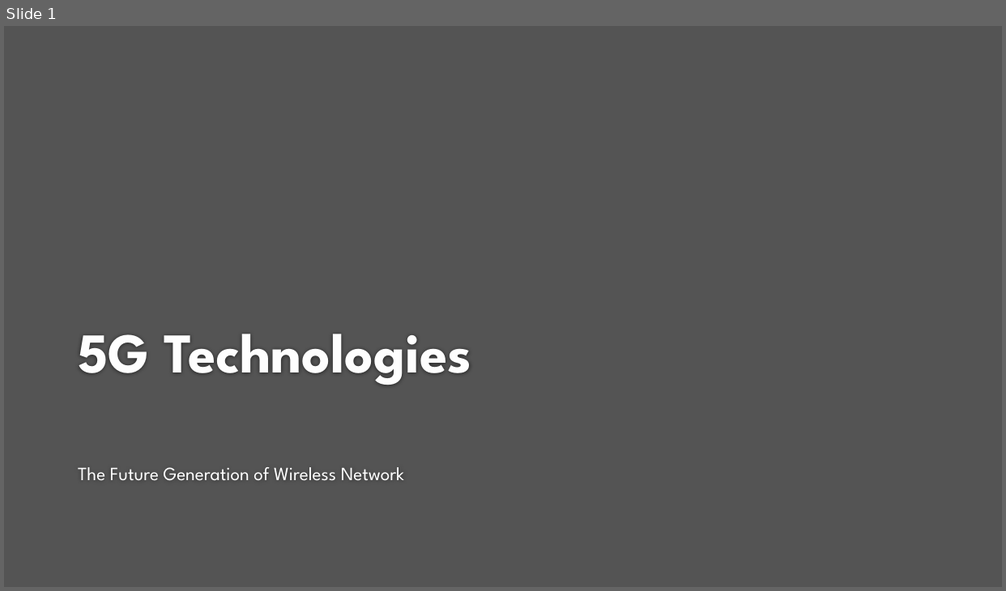
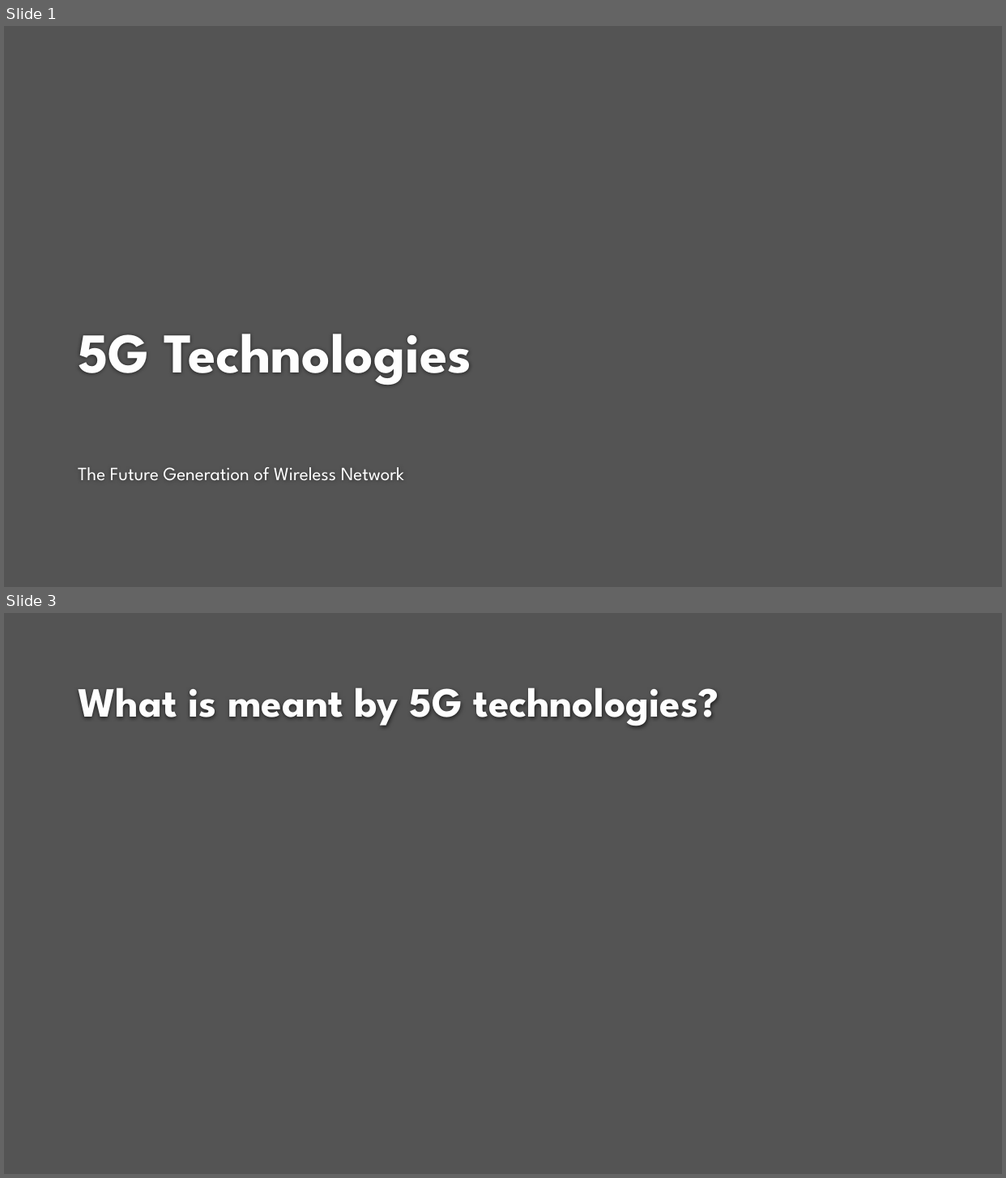
Before and after one commit to hackergirl1/5G-Presentation-, a slide deck: 5G Technologies.pptx. Shown one above the other, each under a label of ours: slide 1 before the commit, slides 1 and 3 after it; the slides between them are not shown. The pictures are 1006x591 and 1006x1178 pixels, drawn with LibreOffice and Linux fonts; fonts in the diff are those of the drawing; background and template pictures are left out. Boxes give left, top, right and bottom in pixels: in the first picture for what was removed or moved away, otherwise in the second. Text is boxed around its words. In the diff, an @@ line names an element or a change of style, - is before the commit and + after.

```diff
--- a/5G Technologies.pptx
+++ b/5G Technologies.pptx
@@ slide 3 added at (x1=4, y1=613, x2=1002, y2=1174), background #212121 at 77% opacity @@
@@ title added at (x1=78, y1=688, x2=718, y2=726), 40 pt, text #FEFEFE, bold @@
+What is meant by 5G technologies?
```
Also in this commit, not shown: 1 slide changed, 10 other slides added, 1 slide removed.
